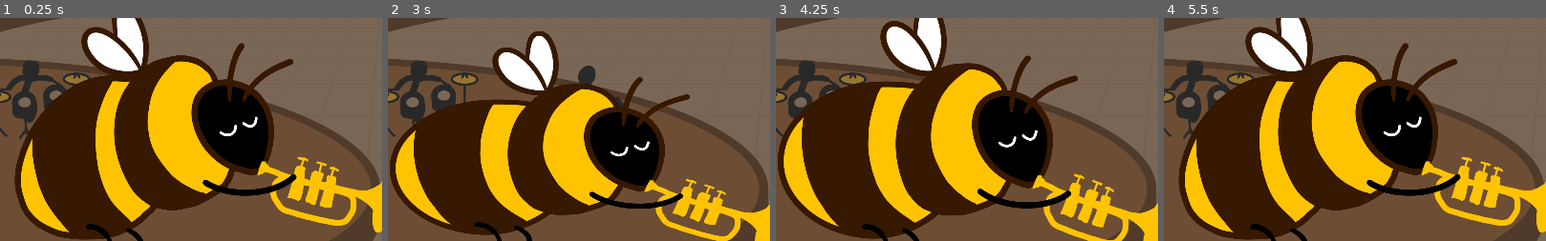
Above: before the commit, frames 1-4 (left to right).
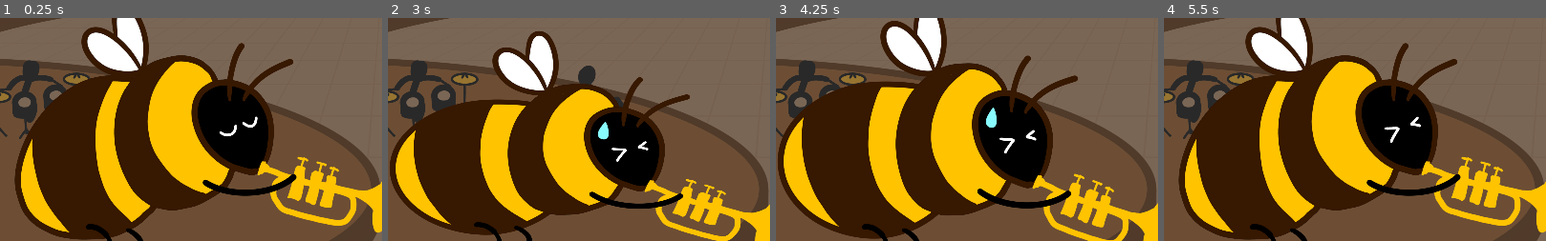
Above: after the commit, the same moments.

Repository: proximadams/Bee-Major
Game: Godot game, scene res://Scenes/MainScene.tscn
The game is run twice, just before and just after one commit, with the same random seed, the same clock (stepped at 60 frames per second) and the same inputs.
Inputs:
- Up to frame 1 (0.25 s): no input
- Up to frame 2 (3 s): tap Enter at 0.5 s; hold Space (blow) 0.53-1.28 s; tap Space (blow) at 1.35, 2.3 s; hold 7 (finger1) 2.03-2.78 s; tap 8 (finger2) at 2.85 s
- Up to frame 3 (4.25 s): tap Space (blow) at 3.05, 3.8 s; hold 9 (finger3) from 3.53 s (still down)
- Up to frame 4 (5.5 s): release 9 (finger3) at 4.28 s; tap Space (blow) at 4.35 s; hold Space (blow) from 5.03 s (still down)
The pictures show only the part of the screen within x 0-50%, y 12-62%; the shares and areas given below are measured in that part.

The runs differ from the first frame. In frame 2, 0.4% of the frame differs, in the area x 54-69%, y 46-65%; in frame 3, 0.4%, in the area x 54-69%, y 40-62%; in frame 4, 0.2%.

Commit message:
animates facial expression

Diff:
--- a/Scenes/Bee.tscn
+++ b/Scenes/Bee.tscn
@@ -275,7 +275,7 @@
 texture = ExtResource( 4 )
 
 [node name="Trumpet" type="Sprite" parent="Sprites"]
-rotation = 6.19592
+rotation = -0.0872668
 texture = ExtResource( 1 )
 
 [node name="Legs" type="Sprite" parent="Sprites"]
--- a/Scripts/Note.gd
+++ b/Scripts/Note.gd
@@ -1,4 +1,6 @@
 extends Node2D
+
+var headStressed2Res = load('res://Sprites/Bee/HeadStressed2.png')
 
 var finger1down = false
 var finger2down = false
@@ -11,6 +13,7 @@
 # 0 = miss, 1 = good, 2 = perfect
 var window = 0
 
+onready var beeHead = get_tree().get_root().find_node('Head', true, false)
 onready var trumpetAudio = get_tree().get_root().find_node('TrumpetAudio', true, false)
 onready var valves = get_tree().get_root().find_node('Valves', true, false)
 
@@ -47,6 +50,7 @@
 
 	if 500 <= self.global_position.y and !playedNoteInWindow and !missedThisNote:
 		valves.find_node('TargetAnimationPlayer', true, false).play('miss')
+		beeHead.texture = headStressed2Res
 		missedThisNote = true
 
 	if 450 < self.global_position.y and self.modulate.a == 1.0:
--- a/Scripts/Trumpet.gd
+++ b/Scripts/Trumpet.gd
@@ -1,6 +1,10 @@
 extends AudioStreamPlayer2D
 
 var prevNoteIndex
+
+var headNormalRes = load('res://Sprites/Bee/HeadNormal.png')
+var headStressedRes = load('res://Sprites/Bee/HeadStressed.png')
+var headStressed2Res = load('res://Sprites/Bee/HeadStressed2.png')
 
 var soundResArr = [
 	null,
@@ -34,6 +38,7 @@
 
 var currValvesPressed = [false, false, false]
 
+onready var beeHead = get_tree().get_root().find_node('Head', true, false)
 onready var targetAnimationPlayer = get_tree().get_root().find_node('TargetAnimationPlayer', true, false)
 onready var valves = get_tree().get_root().find_node('Valves', true, false)
 
@@ -69,7 +74,12 @@
 			if valves.windowObj:
 				if valves.windowObj.valveStr == MyUtil.valve_array_to_str(currValvesPressed):
 					targetAnimationPlayer.play(valves.windowObj.animName)
+					if valves.windowObj.animName == 'good':
+						beeHead.texture = headStressedRes
+					elif valves.windowObj.animName == 'perfect':
+						beeHead.texture = headNormalRes
 				else:
 					targetAnimationPlayer.play('miss')
+					beeHead.texture = headStressed2Res
 	else:
 		self.playing = false
Not shown, added: sfx/bee_tension.mp3.import
Not shown, added: sfx/disappointed_fail_sfx.mp3.import
Not shown, added: sfx/results/awfuljob.mp3.import
Not shown, added: sfx/results/goodjob.mp3.import
Not shown, added: sfx/results/greatjob.mp3.import
Not shown, added: sfx/results/mehjob.mp3.import
Not shown, added: sfx/wrong_note.mp3.import
